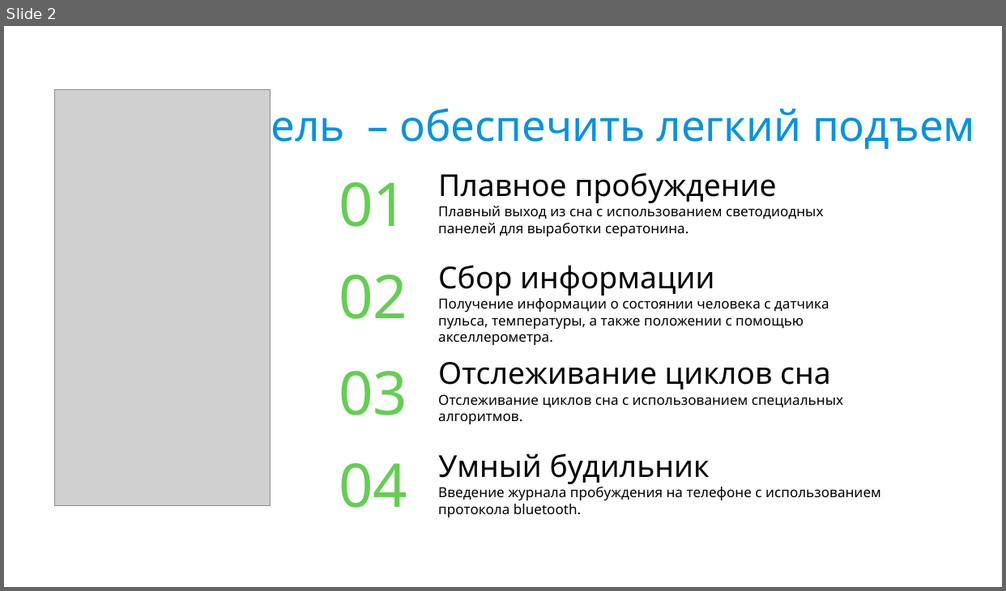
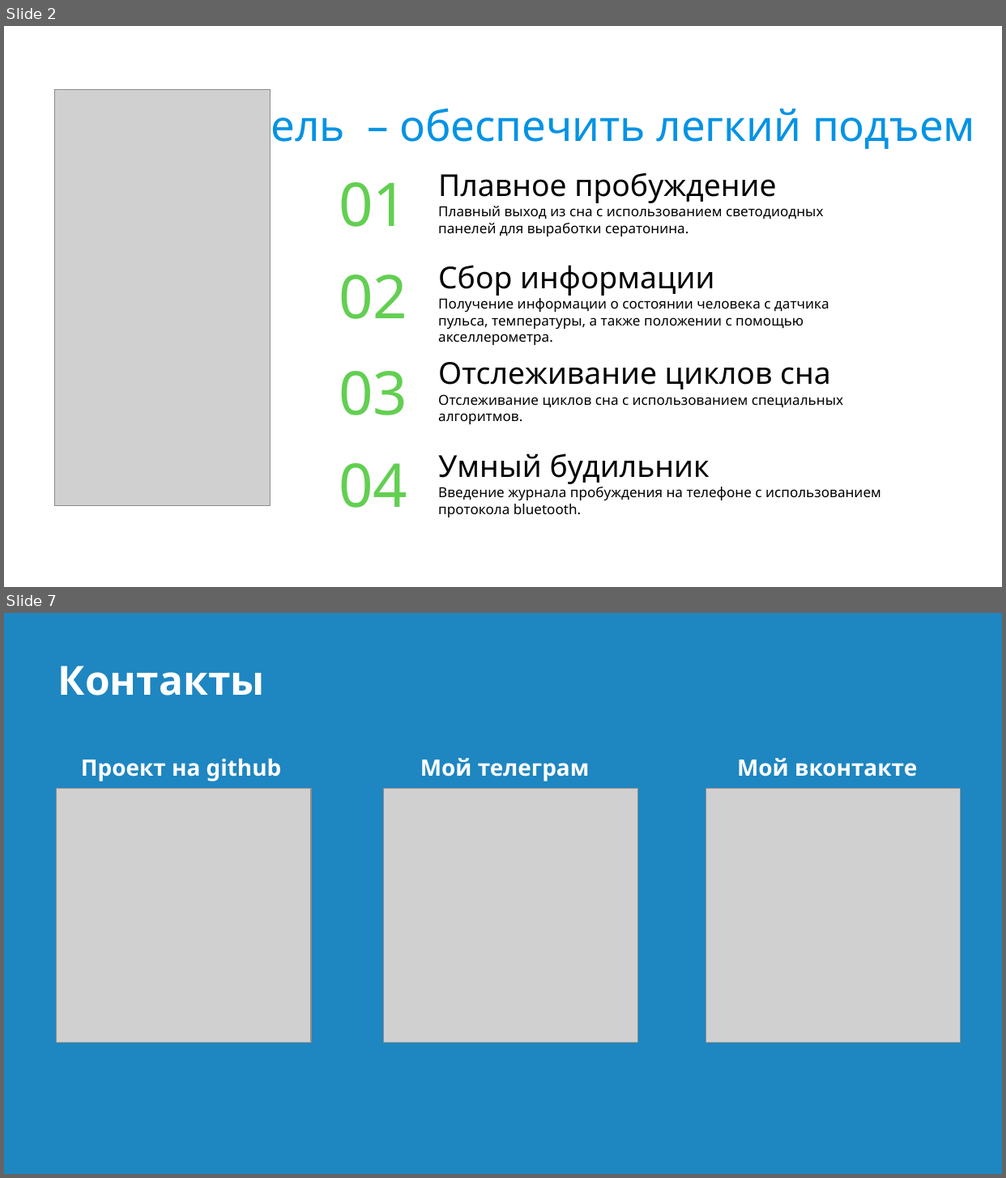
Before and after one commit to z0tedd/Lucid-Dreaming-Mask, a slide deck: Docs/Defenses/2/Untitled 1.odp. Shown one above the other, each under a label of ours: slide 2 before the commit, slides 2 and 7 after it; the slides between them are not shown. The pictures are 1006x591 and 1006x1178 pixels, drawn with LibreOffice and Linux fonts; fonts in the diff are those of the drawing; grey boxes stand for pictures; background and template pictures are left out. Boxes give left, top, right and bottom in pixels: in the first picture for what was removed or moved away, otherwise in the second. Text is boxed around its words. In the diff, an @@ line names an element or a change of style, - is before the commit and + after.

```diff
--- a/Docs/Defenses/2/Untitled 1.odp
+++ b/Docs/Defenses/2/Untitled 1.odp
@@ slide 7 added at box(4, 613, 1002, 1174), background #1E86C1 @@
@@ text added at box(58, 666, 265, 696), 32 pt, text #FFFFFF, bold @@
+Контакты
@@ text added at box(81, 758, 282, 781), 18 pt, text #FFFFFF, bold @@
+Проект на github
@@ text added at box(420, 758, 590, 781), 18 pt, text #FFFFFF, bold @@
+Мой телеграм
@@ text added at box(737, 758, 917, 777), 18 pt, text #FFFFFF, bold @@
+Мой вконтакте
@@ picture added at box(57, 789, 311, 1043) @@
@@ picture added at box(383, 789, 638, 1043) @@
@@ picture added at box(705, 789, 961, 1043) @@
```
Also in this commit, not shown: 2 slides changed, 3 other slides added, 7 slides removed, 3 other files.
